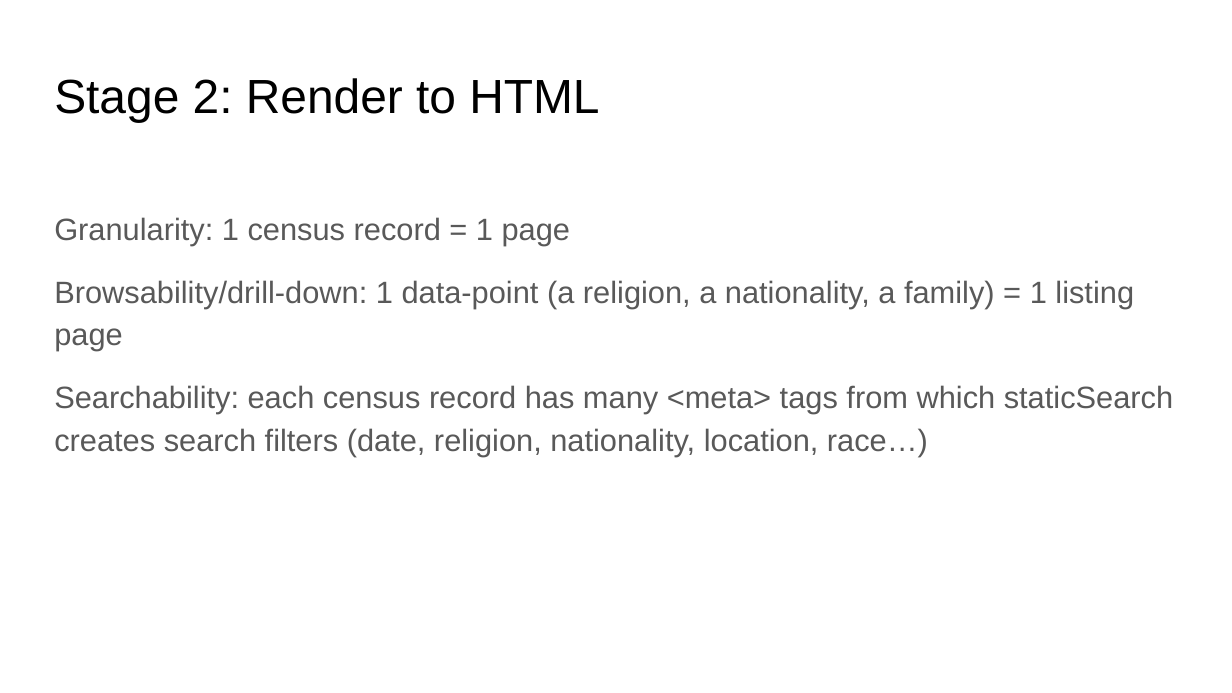
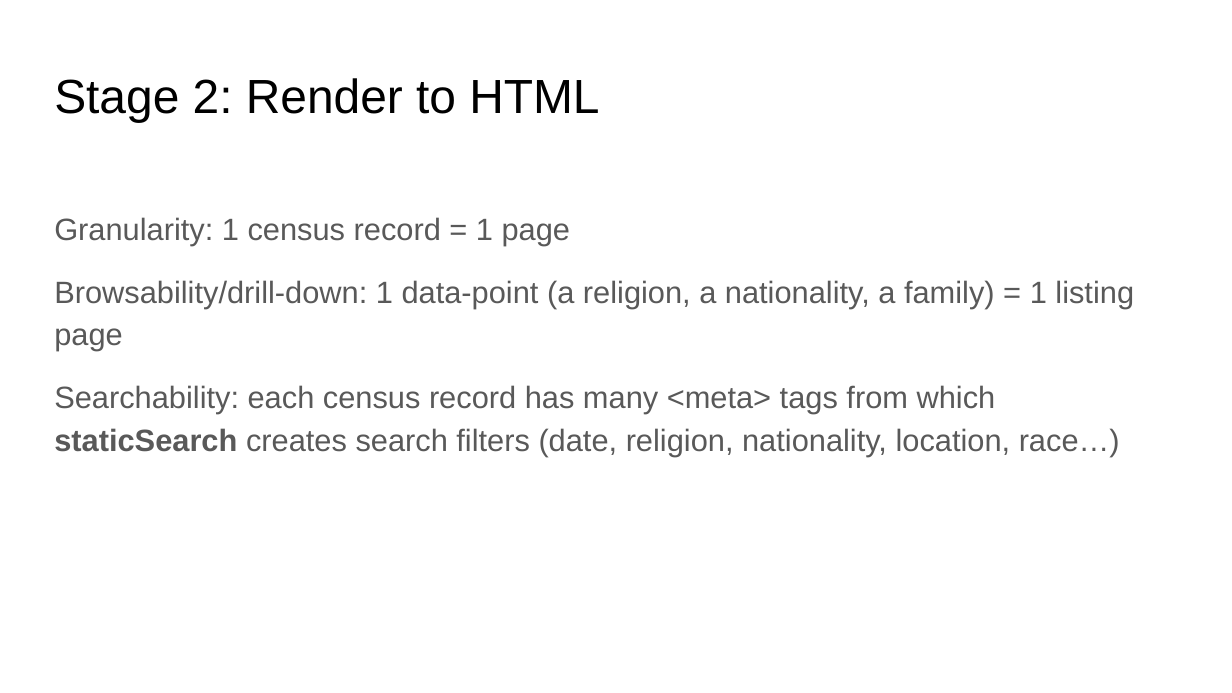
Before and after one commit to projectEndings/Endings, a slide deck: slide 26 of presentations/DH_2022/How_big_can_a_static_site_be.odp. Drawn at 1232x693 pixels with LibreOffice and Linux fonts; fonts in the diff are those of the drawing; background and template pictures are left out. Boxes give left, top, right and bottom in pixels: in the first picture for what was removed or moved away, otherwise in the second. Text is boxed around its words. In the diff, an @@ line names an element or a change of style, - is before the commit and + after.

Commit message:
Updated presentation.

```diff
--- a/presentations/DH_2022/How_big_can_a_static_site_be.odp
+++ b/presentations/DH_2022/How_big_can_a_static_site_be.odp
@@ text at (54, 385, 1120, 456): bold on in "staticSearch" @@
```
Also in this commit, not shown: 1 other slide changed, 1 other file.
